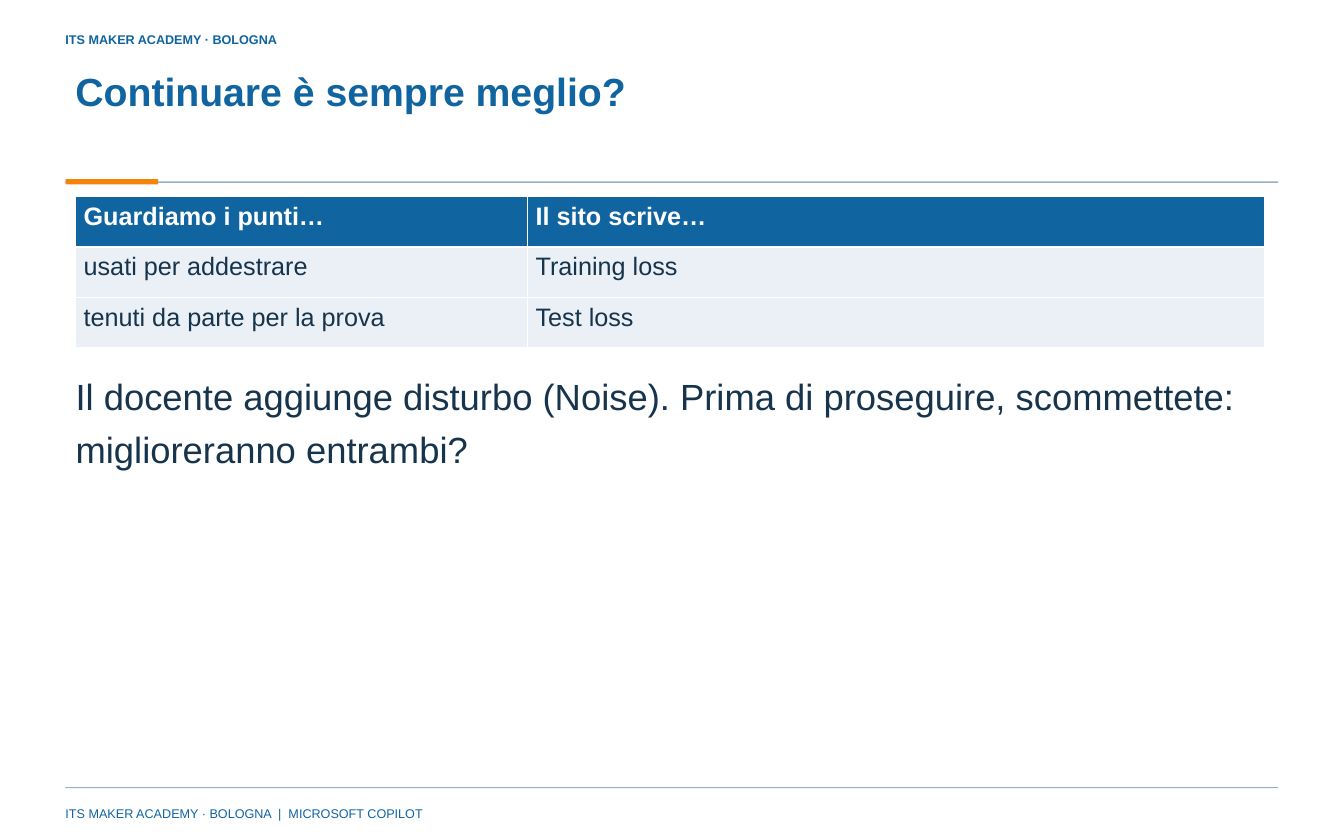
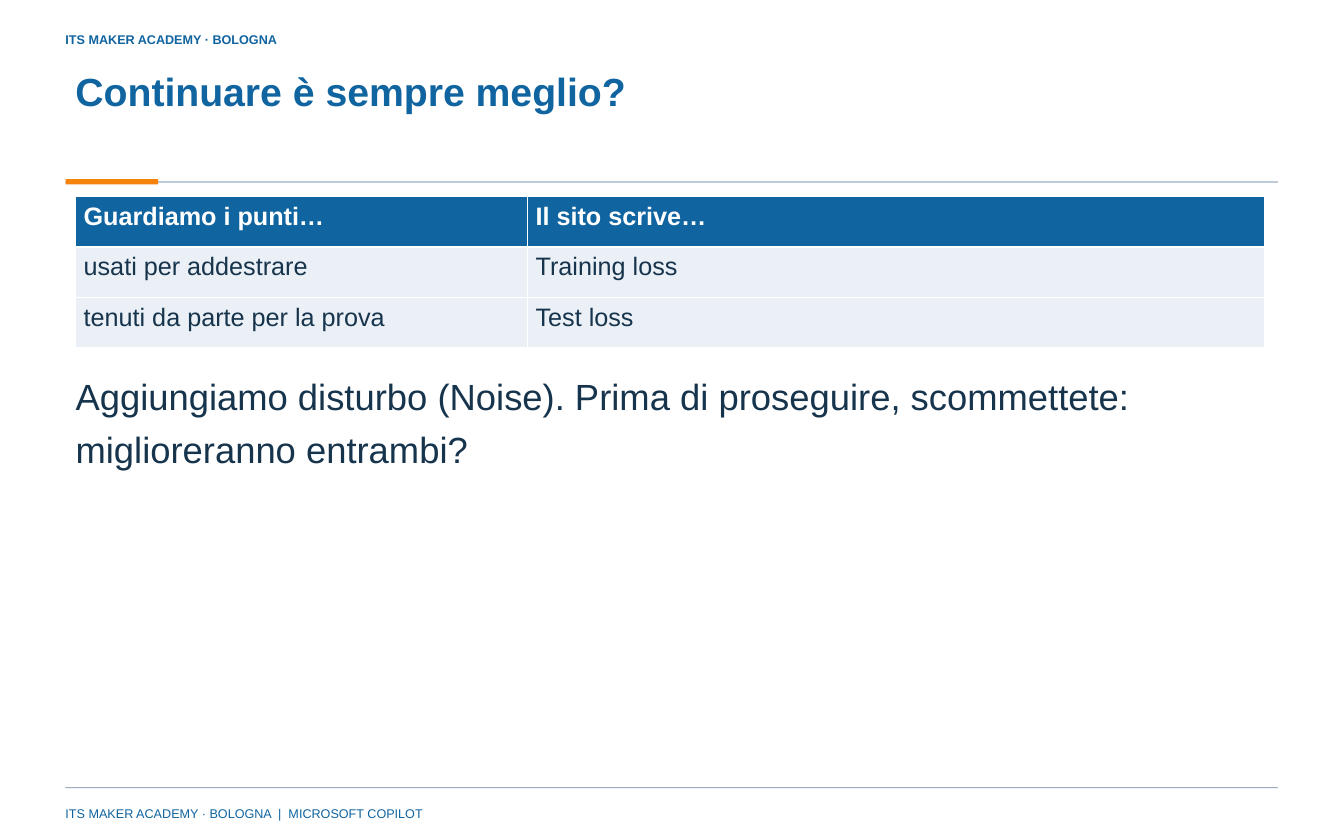
Before and after one commit to franzo9393/ITSCorso_UnslothStudio-Git, a slide deck: slide 9 of lezione 4 - reti neurali e agenti con orchestrazione/Lezione4_Reti_neurali_e_agenti_con_orchestrazione_ITS_MAKER.pptx. Drawn at 1344x840 pixels with LibreOffice and Linux fonts; fonts in the diff are those of the drawing; background and template pictures are left out. Boxes give left, top, right and bottom in pixels: in the first picture for what was removed or moved away, otherwise in the second. Text is boxed around its words. In the diff, an @@ line names an element or a change of style, - is before the commit and + after.

```diff
--- a/lezione 4 - reti neurali e agenti con orchestrazione/Lezione4_Reti_neurali_e_agenti_con_orchestrazione_ITS_MAKER.pptx
+++ b/lezione 4 - reti neurali e agenti con orchestrazione/Lezione4_Reti_neurali_e_agenti_con_orchestrazione_ITS_MAKER.pptx
@@ text at [76,383,1129,470]: text changed @@
-Il docente aggiunge disturbo (Noise). Prima di proseguire, scommettete: miglioreranno entrambi?
+Aggiungiamo disturbo (Noise). Prima di proseguire, scommettete: miglioreranno entrambi?
```
Also in this commit, not shown: 11 other slides changed, 8 slides added, 6 slides removed, 14 other files.
